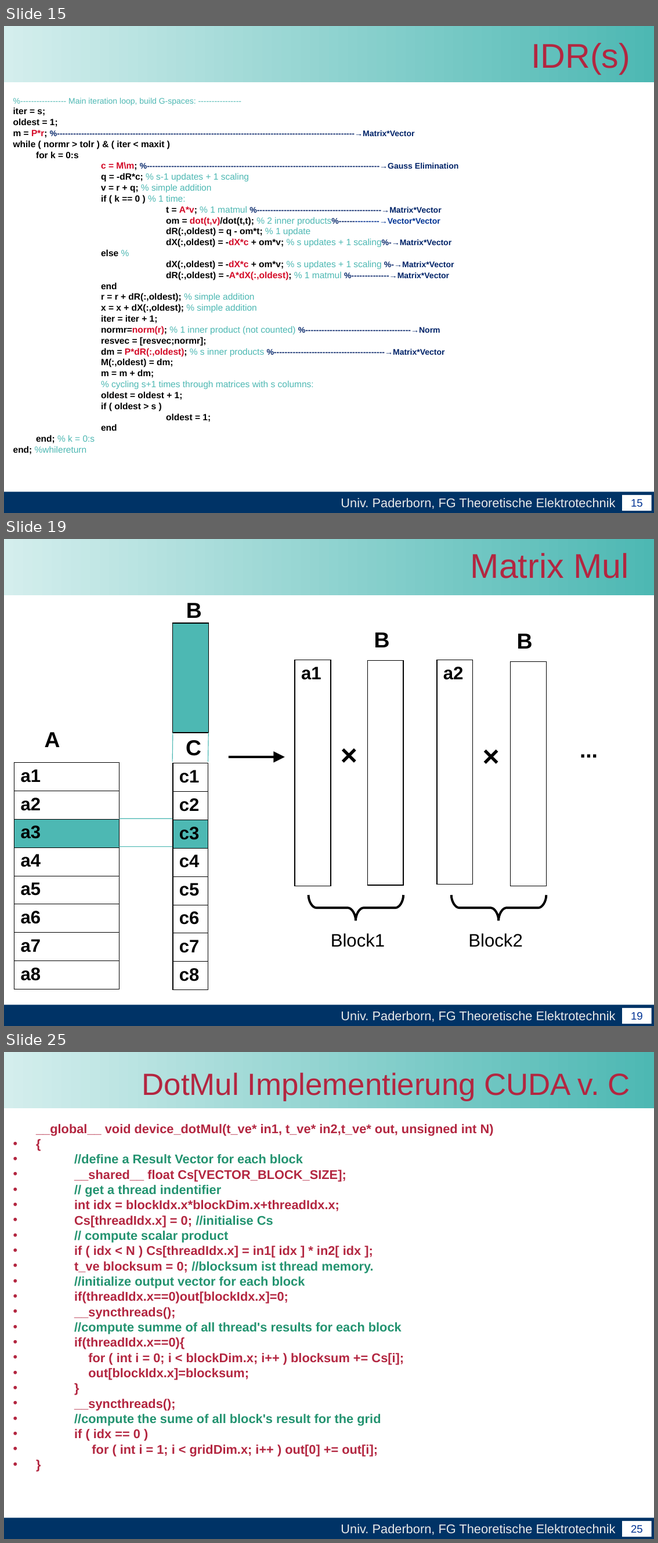
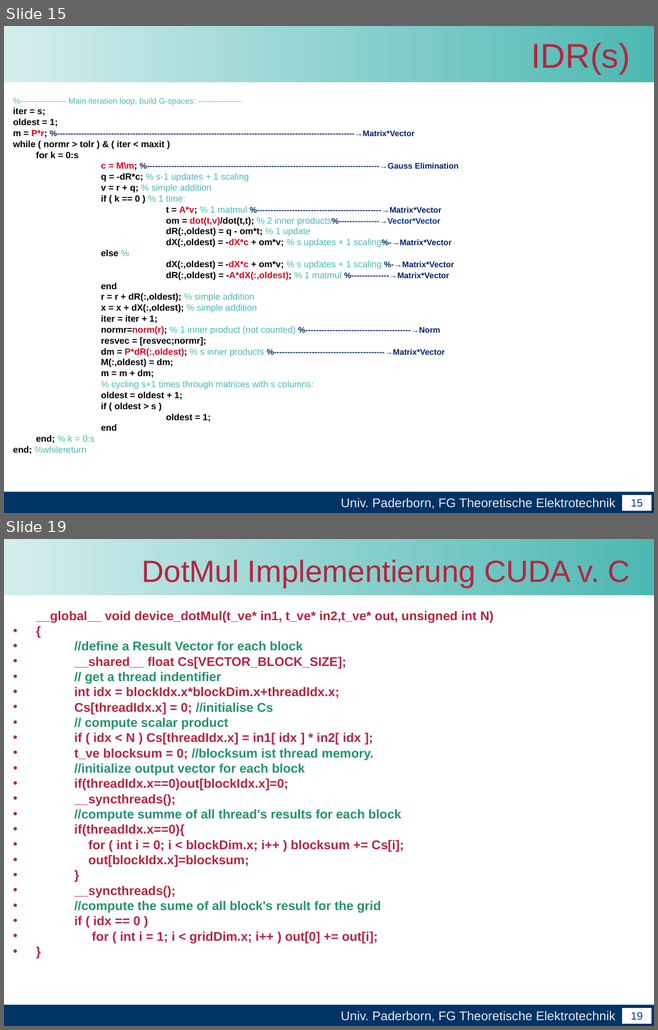
Before and after one commit to unconditional/projektarbeitcuda, a slide deck: Vortrag/Zwischenvortrag der Projektarbeit CUDA(xby).ppt. Shown one above the other, each under a label of ours: slides 15, 19 and 25 before the commit, slides 15 and 19 after it; the slides between them are not shown. The pictures are 658x1543 and 658x1030 pixels, drawn with LibreOffice and Linux fonts; fonts in the diff are those of the drawing; background and template pictures are left out. Boxes give left, top, right and bottom in pixels: in the first picture for what was removed or moved away, otherwise in the second. Text is boxed around its words. In the diff, an @@ line names an element or a change of style, - is before the commit and + after.

```diff
--- a/Vortrag/Zwischenvortrag der Projektarbeit CUDA(xby).ppt
+++ b/Vortrag/Zwischenvortrag der Projektarbeit CUDA(xby).ppt
@@ slide 19 removed at (4,539,654,1026), background #FFFFFF; not listed: 4 template elements that a slide beside it also shows @@
@@ title removed at (470,553,628,578) @@
-Matrix Mul
@@ text removed at (186,603,202,618) @@
-B
@@ table removed at (172,623,208,733), 1 rows, 1 columns @@
-
@@ text removed at (374,632,390,647) @@
-B
@@ text removed at (517,634,532,649) @@
-B
@@ table removed at (295,660,330,886), 1 rows, 1 columns @@
-a1
@@ table removed at (367,660,403,885), 1 rows, 1 columns @@
-
@@ table removed at (437,660,473,885), 1 rows, 1 columns @@
-a2
@@ table removed at (510,662,546,886), 1 rows, 1 columns @@
-
@@ text removed at (45,732,60,747) @@
-A
@@ line removed from (173, 733) to (172, 762) @@
@@ text removed at (186,740,201,756) @@
-C
@@ line removed from (209, 733) to (208, 762) @@
@@ text removed at (334,733,364,775) @@
-×
@@ text removed at (476,734,506,776) @@
-×
@@ text removed at (573,733,604,765) @@
-...
@@ table removed at (14,762,119,987), 8 rows, 1 columns @@
-a1
-a2
-a3
-a4
-a5
-a6
-a7
-a8
@@ table removed at (173,763,208,988), 8 rows, 1 columns @@
-c1
-c2
-c3
-c4
-c5
-c6
-c7
-c8
@@ arrow removed from (228, 757) to (285, 757) @@
@@ line removed from (172, 819) to (119, 819) @@
@@ line removed from (172, 847) to (119, 847) @@
@@ freeform shape removed at (308,895,403,921) @@
@@ freeform shape removed at (451,895,546,921) @@
@@ text removed at (331,933,384,947) @@
-Block1
@@ text removed at (468,933,522,947) @@
-Block2
@@ what was slide 25 is now slide 19 @@
@@ page number at (630,1012,643,1020): text changed @@
-25
+19
```
Also in this commit, not shown: 2 slides changed, 5 other slides removed.
